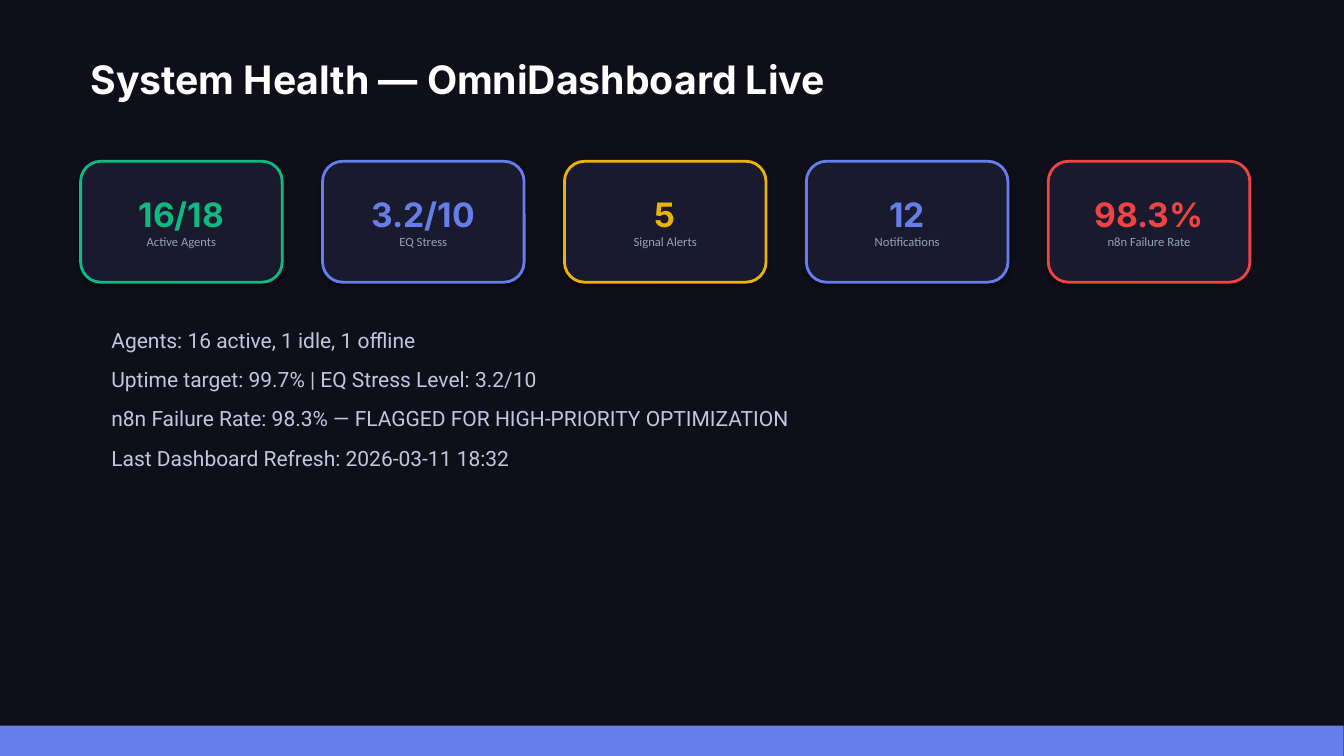
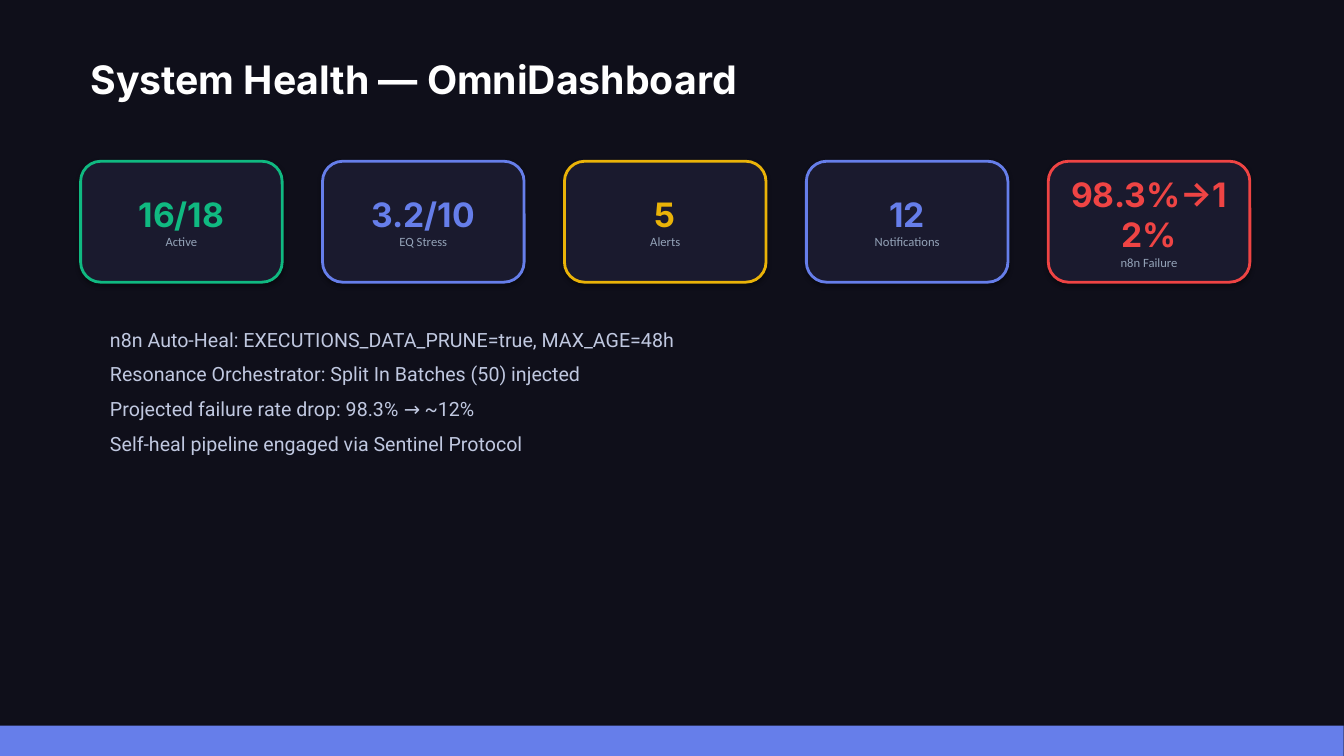
Before and after one commit to maurop70/Meta_App_Factory2, a slide deck: slide 4 of data/V3_Beautified/Delegate_AI_V3_Investor_Pitch.pptx. Drawn at 1344x756 pixels with LibreOffice and Linux fonts; fonts in the diff are those of the drawing. Boxes give left, top, right and bottom in pixels: in the first picture for what was removed or moved away, otherwise in the second. Text is boxed around its words. In the diff, an @@ line names an element or a change of style, - is before the commit and + after.

Commit message:
System Recovery + V3 Finalization: n8n auto-heal, 5-year financial model, Gemini visual PPTX, 100pct visual coverage

```diff
--- a/data/V3_Beautified/Delegate_AI_V3_Investor_Pitch.pptx
+++ b/data/V3_Beautified/Delegate_AI_V3_Investor_Pitch.pptx
@@ text at (91, 64, 737, 102): text changed @@
-System Health — OmniDashboard Live
+System Health — OmniDashboard
@@ text in rounded rectangle at (1071, 182, 1227, 267): text changed @@
-98.3%
-n8n Failure Rate
+98.3%→12%
+n8n Failure
@@ text in rounded rectangle at (166, 237, 197, 246): text changed @@
-Active Agents
+Active
@@ text in rounded rectangle at (650, 237, 680, 246): text changed @@
-Signal Alerts
+Alerts
@@ text at (110, 332, 674, 455): text changed; size 15 to 14 pt @@
-Agents: 16 active, 1 idle, 1 offline
-Uptime target: 99.7% | EQ Stress Level: 3.2/10
-n8n Failure Rate: 98.3% — FLAGGED FOR HIGH-PRIORITY OPTIMIZATION
-Last Dashboard Refresh: 2026-03-11 18:32
+n8n Auto-Heal: EXECUTIONS_DATA_PRUNE=true, MAX_AGE=48h
+Resonance Orchestrator: Split In Batches (50) injected
+Projected failure rate drop: 98.3% → ~12%
+Self-heal pipeline engaged via Sentinel Protocol
```
Also in this commit, not shown: 6 other slides changed, 5 other files.
